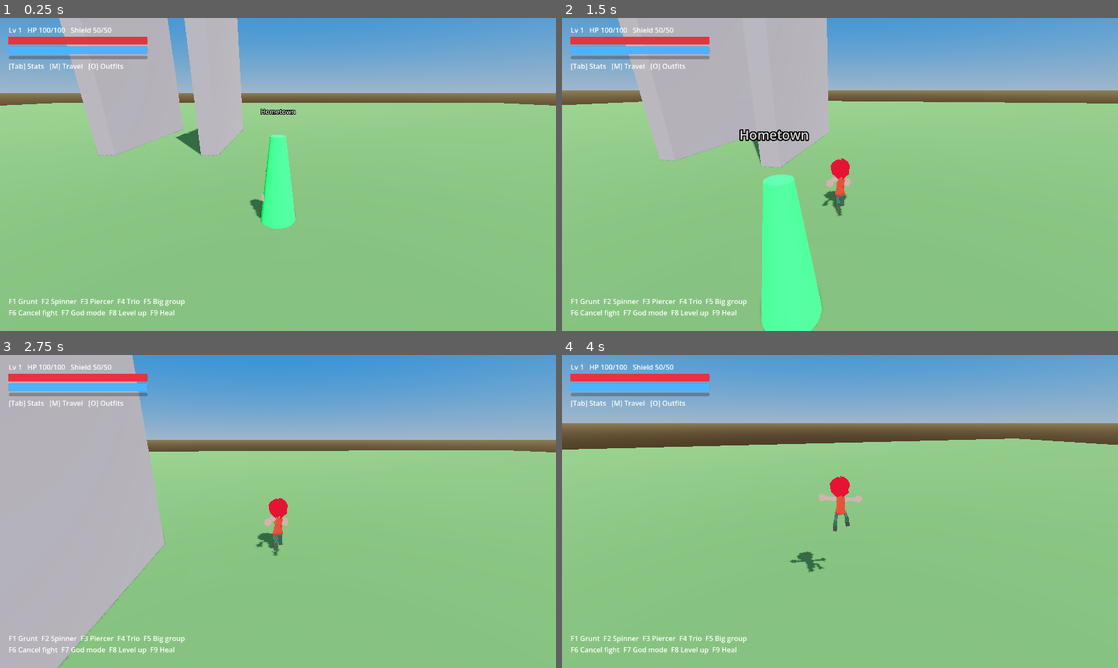
Above: before the commit, frames 1-4 (two rows, left to right).
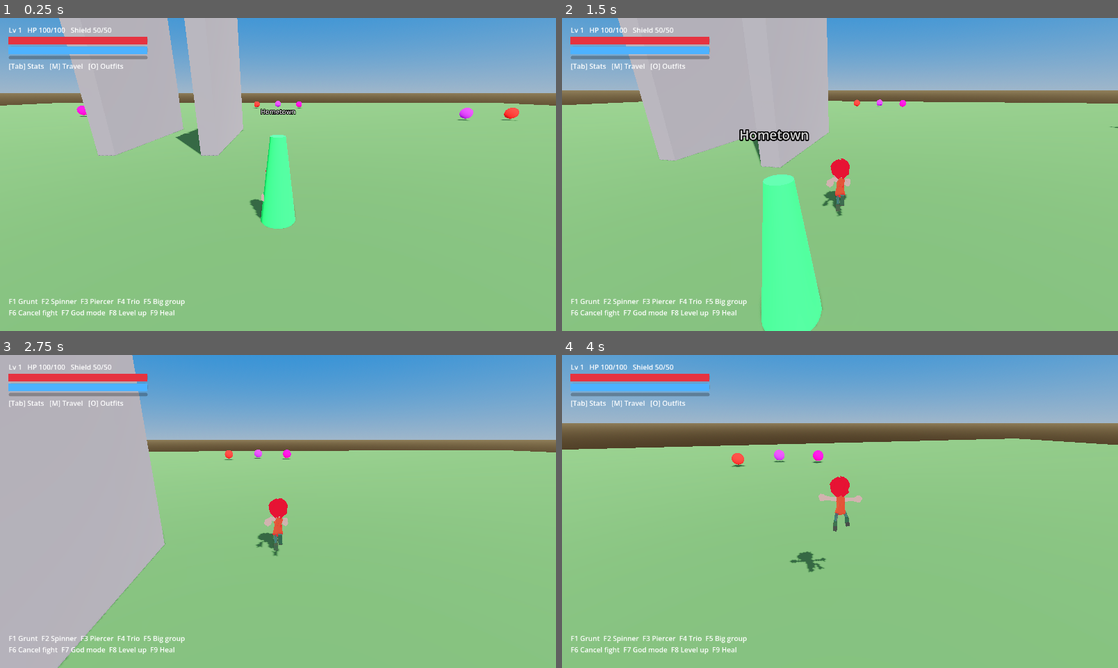
Above: after the commit, the same moments.

Repository: doggoanim/Krits
Game: Godot game, scene res://main.tscn
Two runs of this game, one before a commit and one after it. Both use one fixed random seed, a clock stepped at 60 frames per second and the inputs below.
Inputs (mouse positions are in pixels of both pictures, inside the frame that each line leads up to):
- Up to frame 1 (0.25 s): no input
- Up to frame 2 (1.5 s): tap Enter at 0.5 s; move the mouse to (867, 174) at 0.52 s; hold Ctrl (crouch_pound) 0.53-1.28 s; hold W (move_forward) from 0.53 s (still down); tap Space (jump) at 0.77 s; move the mouse to (812, 174) at 1.27 s; tap E (interact) at 1.35 s
- Up to frame 3 (2.75 s): keep holding W (move_forward); tap Space (jump) at 1.52 s; move the mouse to (289, 505) at 2.02 s; hold Shift (roll_dive) from 2.03 s (still down)
- Up to frame 4 (4 s): keep holding W (move_forward); move the mouse to (834, 517) at 2.77 s; release Shift (roll_dive) at 2.78 s; tap Ctrl (crouch_pound) at 2.85 s; tap Space (jump) at 3.02, 3.77 s; move the mouse to (878, 514) at 3.52 s; tap E (interact) at 3.6 s

The runs differ from the first frame. In frame 1, 0.2% of the frame differs, in the area x 13-94%, y 26-33%; in frame 2, less than 0.1%; in frame 3, 0.1%; in frame 4, 0.2%.
Error after the commit: Parse Error: Native class "BaseMaterial3D" cannot be constructed as it is abstract. (res://core/cel_outline.gd:25)

Commit message:
Add a black cel-shade outline to the character and both enemy types
New core/cel_outline.gd: a tiny reusable utility (CelOutline.apply) that
gives any MeshInstance3D an inverted-hull outline — the standard trick,
no custom shader needed: BaseMaterial3D's built-in grow + front-face
culling on a duplicated, unshaded black copy of the mesh. Works on
skinned meshes too since duplicate() carries over the skin/skeleton
binding, so the outline deforms with the animation.

Wired it into:
- player/player_visual.gd — one outline per mesh surface of the character
  model, thickness proportional to its fitted height (new outline_enabled/
  outline_thickness_ratio/outline_color exports to tune or disable later).
- combat/enemy.gd and world/world_enemy.gd — same trick on their sphere
  mesh, thickness proportional to each enemy's size.

Diff:
--- a/combat/enemy.gd
+++ b/combat/enemy.gd
@@ -40,6 +40,7 @@
 	_mat.specular_mode = BaseMaterial3D.SPECULAR_DISABLED
 	_mesh.material_override = _mat
 	add_child(_mesh)
+	CelOutline.apply(_mesh, data.size * 0.05)
 	_label = Label3D.new()
 	_label.position.y = 1.4 * data.size
 	_label.billboard = BaseMaterial3D.BILLBOARD_ENABLED
--- /dev/null
+++ b/core/cel_outline.gd
@@ -0,0 +1,31 @@
+class_name CelOutline
+extends RefCounted
+## Adds a black inverted-hull outline behind a MeshInstance3D — the standard
+## cel-shading trick, no custom shader needed: a duplicate of the mesh is
+## drawn unshaded black, inflated slightly outward along its own normals
+## (BaseMaterial3D's built-in `grow`), and culled to its *front* faces so
+## only the inflated back faces peek out past the original mesh's silhouette.
+##
+## Usage: call once per MeshInstance3D after its real material is set up,
+## e.g. `CelOutline.apply(mesh_instance, 0.01)`. Works on skinned meshes too
+## (duplicate() carries over the skin/skeleton binding, so the outline
+## deforms with the animation).
+
+static func apply(mi: MeshInstance3D, thickness: float, color := Color.BLACK) -> MeshInstance3D:
+	if mi.mesh == null or thickness <= 0.0:
+		return null
+	var outline := mi.duplicate() as MeshInstance3D
+	outline.name = str(mi.name) + "Outline"
+	outline.material_override = _outline_material(thickness, color)
+	outline.cast_shadow = GeometryInstance3D.SHADOW_CASTING_SETTING_OFF
+	mi.get_parent().add_child(outline)
+	return outline
+
+static func _outline_material(thickness: float, color: Color) -> BaseMaterial3D:
+	var m := BaseMaterial3D.new()
+	m.shading_mode = BaseMaterial3D.SHADING_MODE_UNSHADED
+	m.albedo_color = color
+	m.cull_mode = BaseMaterial3D.CULL_FRONT
+	m.grow_enabled = true
+	m.grow = thickness
+	return m
--- a/player/player_visual.gd
+++ b/player/player_visual.gd
@@ -49,6 +49,10 @@
 var _hold_t := 0.0       ## >0 while a one-off reaction pose must not be interrupted
 var _held_anim := &""    ## the anim play_hold() is currently protecting
 
+@export var outline_enabled := true
+@export var outline_thickness_ratio := 0.006   ## outline thickness, as a fraction of the character's height
+@export var outline_color := Color.BLACK
+
 ## Clips meant to play on repeat for as long as their state lasts, rather than
 ## play once and hold a final frame. glTF import defaults every clip to
 ## non-looping, so without this a sustained roll (or just standing still past
@@ -61,8 +65,8 @@
 	add_child(_model)
 	_model.rotation.y = MODEL_FACING_OFFSET
 	_anim = _model.find_child("AnimationPlayer", true, false) as AnimationPlayer
+	_fit_model_height()   # before _collect_materials: outline thickness is sized off _fit_aabb
 	_collect_materials(_model)
-	_fit_model_height()
 	_force_looping_clips()
 	if _anim == null:
 		push_warning("PlayerVisual: no AnimationPlayer found under the model — animations will not play.")
@@ -129,6 +133,9 @@
 				_base_colors[dup] = dup.albedo_color
 				if dup.resource_name in OUTFIT_SLOTS:
 					_outfit_materials.append(dup)
+		if outline_enabled:
+			var height := _fit_aabb.size.y if _fit_has_box else Player.STAND_HEIGHT
+			CelOutline.apply(mi, height * outline_thickness_ratio, outline_color)
 	for c in n.get_children():
 		_collect_materials(c)
 
--- a/world/world_enemy.gd
+++ b/world/world_enemy.gd
@@ -59,6 +59,7 @@
 	mat.specular_mode = BaseMaterial3D.SPECULAR_DISABLED
 	mi.material_override = mat
 	_visual.add_child(mi)
+	CelOutline.apply(mi, data.size * 0.05)
 	var lbl := Label3D.new()
 	lbl.text = data.display_name
 	lbl.position.y = 1.8 * data.size
